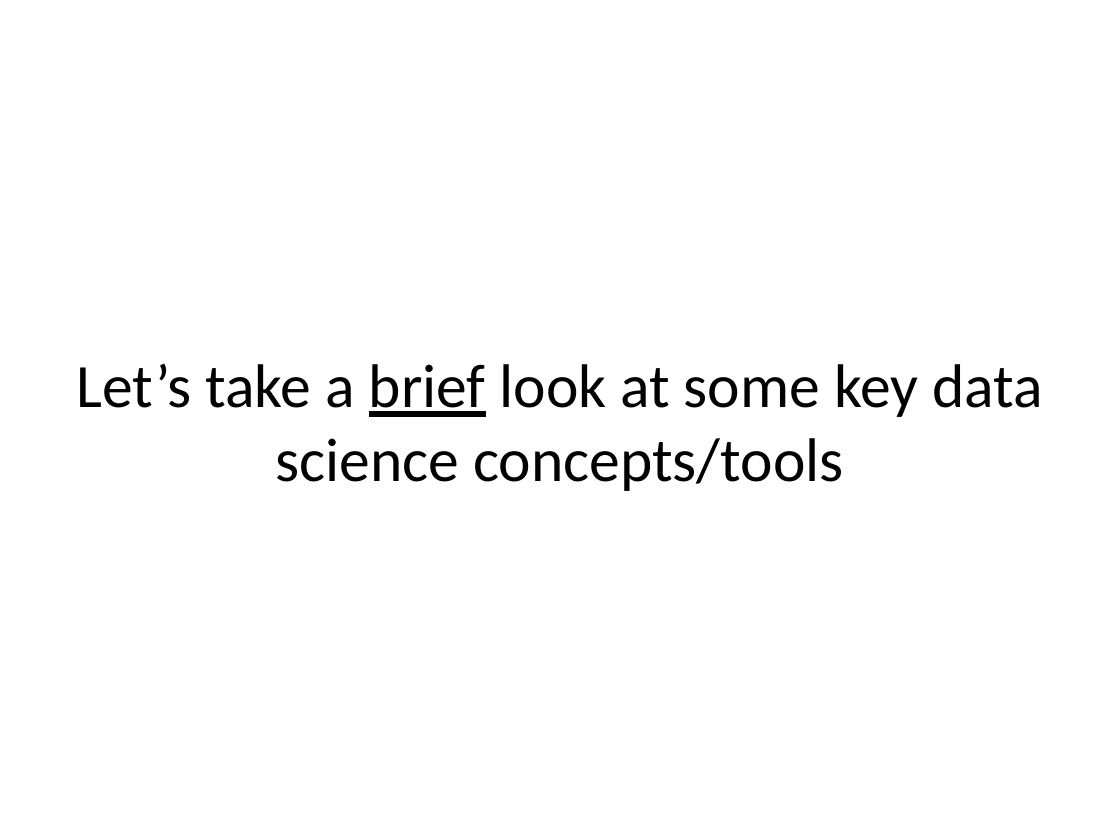
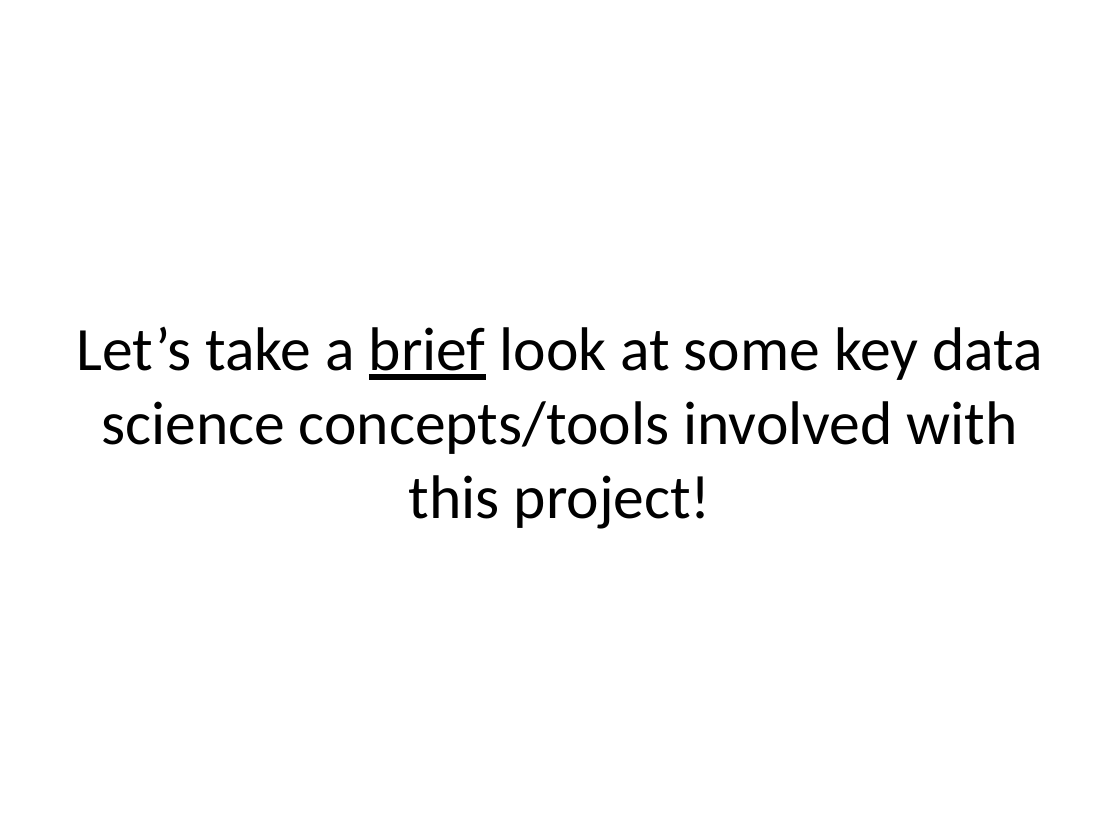
Before and after one commit to brianzy/presentations, a slide deck: slide 3 of 2018-01_chatbot/Presentation-ChatBot_Project.pptx. Drawn at 1120x840 pixels with LibreOffice and Linux fonts; fonts in the diff are those of the drawing. Boxes give left, top, right and bottom in pixels: in the first picture for what was removed or moved away, otherwise in the second. Text is boxed around its words. In the diff, an @@ line names an element or a change of style, - is before the commit and + after.

```diff
--- a/2018-01_chatbot/Presentation-ChatBot_Project.pptx
+++ b/2018-01_chatbot/Presentation-ChatBot_Project.pptx
@@ title at <box>77,327,1043,529</box>: text changed @@
-Let’s take a brief look at some key data science concepts/tools
+Let’s take a brief look at some key data science concepts/tools involved with this project!
```
Also in this commit, not shown: 5 other slides changed, 2 slides added, 1 other file.
